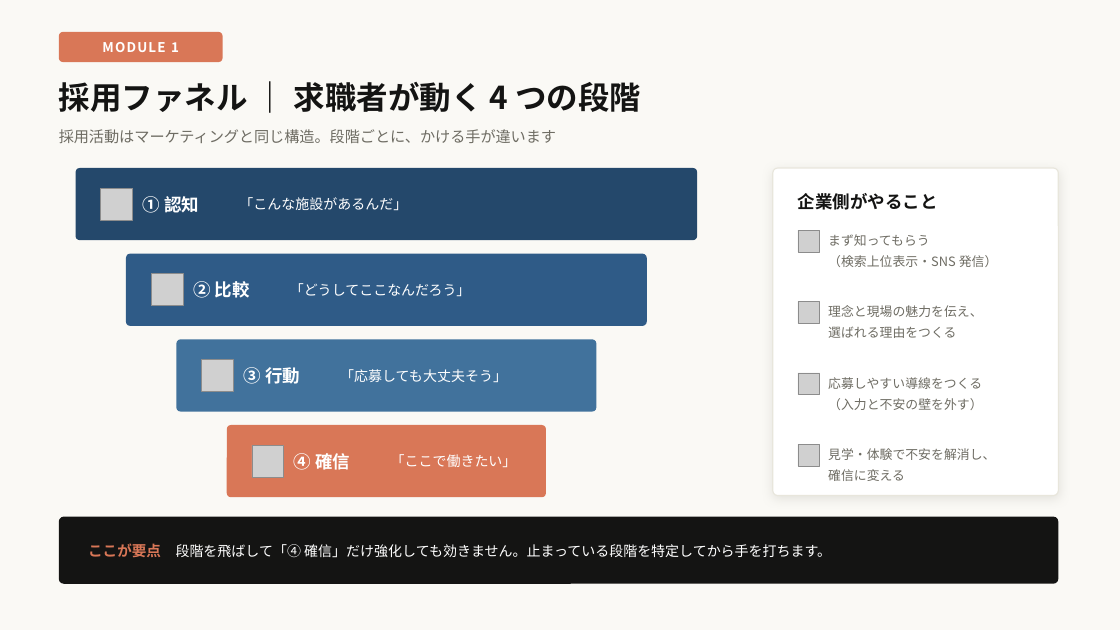
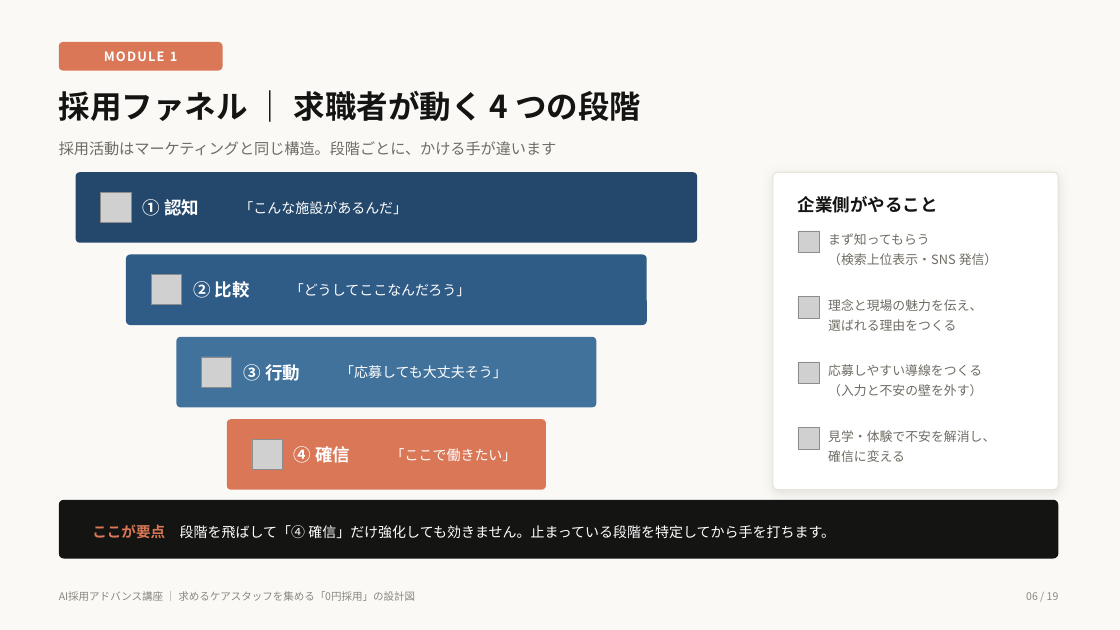
Before and after one commit to gala19690717-bit/-ai-news-mailer, a slide deck: slide 6 of docs/recruitment-webinar/AI採用アドバンス講座_0円採用の設計図.pptx. Drawn at 1120x630 pixels with LibreOffice and Linux fonts; fonts in the diff are those of the drawing; grey boxes stand for pictures. Boxes give left, top, right and bottom in pixels: in the first picture for what was removed or moved away, otherwise in the second. Text is boxed around its words. In the diff, an @@ line names an element or a change of style, - is before the commit and + after.

```diff
--- a/docs/recruitment-webinar/AI採用アドバンス講座_0円採用の設計図.pptx
+++ b/docs/recruitment-webinar/AI採用アドバンス講座_0円採用の設計図.pptx
@@ text "MODULE 1": place and size @@
-text "MODULE 1" at (102, 42, 179, 52)
+text "MODULE 1" at (104, 51, 178, 61)
@@ rounded rectangle: place and size @@
-rounded rectangle at (59, 32, 223, 62)
+rounded rectangle at (59, 42, 223, 71)
@@ text "MODULE 1" at (104, 51, 178, 61): size 11.5 to 11 pt @@
@@ text "採用ファネル ｜ 求職者が動く 4 つの段階": place and size @@
-text "採用ファネル ｜ 求職者が動く 4 つの段階" at (59, 82, 641, 112)
+text "採用ファネル ｜ 求職者が動く 4 つの段階" at (59, 91, 641, 121)
@@ text "採用活動はマーケティングと同じ構造。段階ごとに、かける手が違います": place and size @@
-text "採用活動はマーケティングと同じ構造。段階ごとに、かける手が違います" at (59, 129, 556, 143)
+text "採用活動はマーケティングと同じ構造。段階ごとに、かける手が違います" at (59, 141, 557, 155)
@@ 1 picture, 1 text, 1 rounded rectangle: place and size @@
-1 picture, 1 text, 1 rounded rectangle at (76, 168, 697, 240)
+1 picture, 1 text, 1 rounded rectangle at (76, 172, 697, 243)
@@ rounded rectangle: place and size @@
-rounded rectangle at (773, 168, 1059, 496)
+rounded rectangle at (773, 172, 1059, 490)
@@ rounded rectangle: place and size @@
-rounded rectangle at (176, 339, 597, 412)
+rounded rectangle at (176, 337, 597, 408)
@@ text "「応募しても大丈夫そう」": place and size @@
-text "「応募しても大丈夫そう」" at (340, 369, 507, 382)
+text "「応募しても大丈夫そう」" at (340, 365, 507, 378)
@@ text "応募しやすい導線をつくる": place and size @@
-text "応募しやすい導線をつくる" at (828, 377, 983, 410)
+text "応募しやすい導線をつくる" at (828, 364, 982, 396)
@@ picture: place and size @@
-picture at (798, 373, 820, 395)
+picture at (798, 362, 820, 384)
@@ 3 pictures, 2 texts, 1 rounded rectangle: place and size @@
-3 pictures, 2 texts, 1 rounded rectangle at (202, 302, 820, 497)
+3 pictures, 2 texts, 1 rounded rectangle at (202, 297, 820, 490)
@@ picture: place and size @@
-picture at (798, 444, 820, 466)
+picture at (798, 428, 820, 450)
@@ line spacing 18pt to 17pt in 4 elements at (828, 233, 998, 265), (828, 299, 982, 331), (828, 364, 982, 396), (828, 430, 995, 462) @@
@@ text "見学・体験で不安を解消し、": place and size @@
-text "見学・体験で不安を解消し、" at (828, 448, 995, 481)
+text "見学・体験で不安を解消し、" at (828, 430, 995, 462)
@@ proportions changed in 6 elements at (126, 255, 647, 325), (76, 172, 697, 243), (176, 337, 597, 408), (227, 419, 546, 490), (59, 42, 223, 71), (59, 500, 1059, 559) @@
@@ rounded rectangle: place and size @@
-rounded rectangle at (59, 517, 1059, 584)
+rounded rectangle at (59, 500, 1059, 559)
@@ text "ここが要点 段階を飛ばして「④ 確信」だけ強化しても効きません。止まっている段階を特定してから手を打ちます。": place and size @@
-text "ここが要点 段階を飛ばして「④ 確信」だけ強化しても効きません。止まっている段階を特定してから手を打ちます。" at (88, 543, 831, 558)
+text "ここが要点 段階を飛ばして「④ 確信」だけ強化しても効きません。止まっている段階を特定してから手を打ちます。" at (92, 524, 835, 539)
@@ text "ここが要点 段階を飛ばして「④ 確信」だけ強化しても効きません。止まっている段階を特定してから手を打ちます。" at (92, 524, 835, 539): line spacing 1 to 19pt @@
@@ text added at (59, 591, 415, 601), 9 pt, text #8A887E @@
+AI採用アドバンス講座 ｜ 求めるケアスタッフを集める「0円採用」の設計図
@@ text added at (1026, 592, 1059, 600), 9 pt, text #8A887E @@
+06 / 19
```
Also in this commit, not shown: 18 other slides changed, 2 other files.
